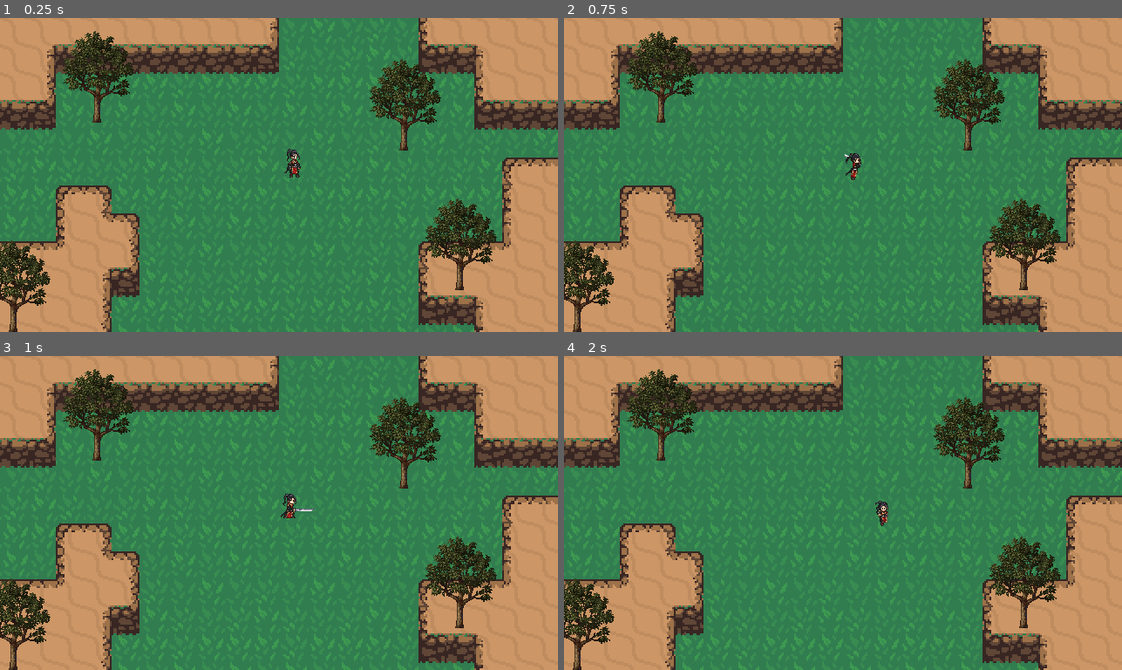
Above: before the commit, frames 1-4 (two rows, left to right).
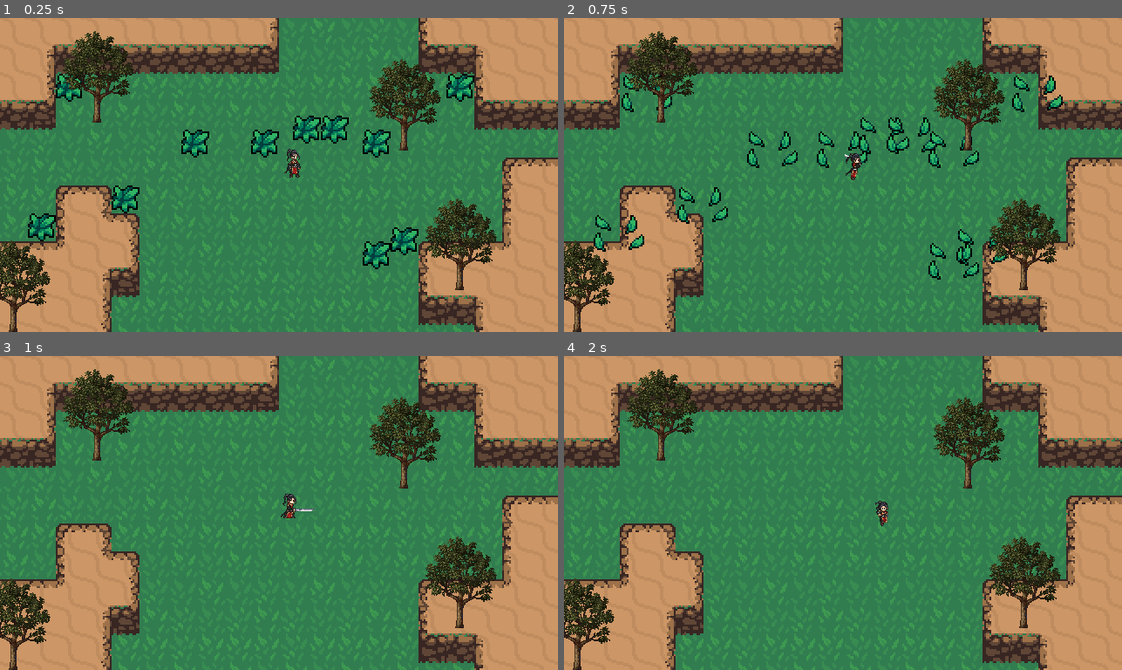
Above: after the commit, the same moments.

Repository: baifengxiao/action-rpg
Game: Godot game, scene res://World.tscn
The game is run twice, just before and just after one commit, with the same random seed, the same clock (stepped at 60 frames per second) and the same inputs.
Inputs:
- Up to frame 1 (0.25 s): no input
- Up to frame 2 (0.75 s): tap Enter at 0.5 s; hold Right (ui_right) from 0.53 s (still down); tap J (attack) at 0.6 s
- Up to frame 3 (1 s): keep holding Right (ui_right)
- Up to frame 4 (2 s): release Right (ui_right) at 1.28 s; hold Down (ui_down) from 1.28 s (still down); tap J (attack) at 1.35 s

The runs differ from the first frame. In frame 1, 3.6% of the frame differs, in the area x 5-85%, y 17-80%; in frame 2, 3.1%; in frame 3, nothing differs; in frame 4, nothing differs.

Commit message:
feat: part9.铺设草，完成草特效

Diff:
--- /dev/null
+++ b/Effects/grass_effect.gd
@@ -0,0 +1,11 @@
+extends Node2D
+
+@onready var animated_sprite_2d: AnimatedSprite2D = $AnimatedSprite2D
+
+# Called when the node enters the scene tree for the first time.
+func _ready() -> void:
+	animated_sprite_2d.play("Animate")
+
+
+func _on_animated_sprite_2d_animation_finished() -> void:
+	queue_free()
--- /dev/null
+++ b/Effects/grass_effect.tscn
@@ -0,0 +1,57 @@
+[gd_scene load_steps=9 format=3 uid="uid://bm88uegxvesnt"]
+
+[ext_resource type="Script" path="res://Effects/grass_effect.gd" id="1_3w8l0"]
+[ext_resource type="Texture2D" uid="uid://b44wmpmvf73sv" path="res://Effects/GrassEffect.png" id="1_ulry4"]
+
+[sub_resource type="AtlasTexture" id="AtlasTexture_l4vql"]
+atlas = ExtResource("1_ulry4")
+region = Rect2(0, 0, 32, 32)
+
+[sub_resource type="AtlasTexture" id="AtlasTexture_w7d0q"]
+atlas = ExtResource("1_ulry4")
+region = Rect2(32, 0, 32, 32)
+
+[sub_resource type="AtlasTexture" id="AtlasTexture_uwemb"]
+atlas = ExtResource("1_ulry4")
+region = Rect2(64, 0, 32, 32)
+
+[sub_resource type="AtlasTexture" id="AtlasTexture_ktpj3"]
+atlas = ExtResource("1_ulry4")
+region = Rect2(96, 0, 32, 32)
+
+[sub_resource type="AtlasTexture" id="AtlasTexture_yq1xr"]
+atlas = ExtResource("1_ulry4")
+region = Rect2(128, 0, 32, 32)
+
+[sub_resource type="SpriteFrames" id="SpriteFrames_ajrxk"]
+animations = [{
+"frames": [{
+"duration": 1.0,
+"texture": SubResource("AtlasTexture_l4vql")
+}, {
+"duration": 1.0,
+"texture": SubResource("AtlasTexture_w7d0q")
+}, {
+"duration": 1.0,
+"texture": SubResource("AtlasTexture_uwemb")
+}, {
+"duration": 1.0,
+"texture": SubResource("AtlasTexture_ktpj3")
+}, {
+"duration": 1.0,
+"texture": SubResource("AtlasTexture_yq1xr")
+}],
+"loop": false,
+"name": &"Animate",
+"speed": 15.0
+}]
+
+[node name="GrassEffect" type="Node2D"]
+script = ExtResource("1_3w8l0")
+
+[node name="AnimatedSprite2D" type="AnimatedSprite2D" parent="."]
+sprite_frames = SubResource("SpriteFrames_ajrxk")
+animation = &"Animate"
+centered = false
+
+[connection signal="animation_finished" from="AnimatedSprite2D" to="." method="_on_animated_sprite_2d_animation_finished"]
--- a/Player/player.tscn
+++ b/Player/player.tscn
@@ -402,6 +402,7 @@
 graph_offset = Vector2(164.223, 45)
 
 [node name="Player" type="CharacterBody2D"]
+y_sort_enabled = true
 script = ExtResource("1_d3nqt")
 
 [node name="Sprite2D" type="Sprite2D" parent="."]
@@ -427,9 +428,9 @@
 [node name="AnimationTree" type="AnimationTree" parent="."]
 tree_root = SubResource("AnimationNodeStateMachine_c1qe6")
 anim_player = NodePath("../AnimationPlayer")
-parameters/current_length = 0.4
-parameters/current_position = 0.4
-parameters/current_delta = 0.0
+parameters/current_length = 6.0
+parameters/current_position = 3.6251
+parameters/current_delta = 0.00694444
 parameters/Attack/current_length = 0.4
 parameters/Attack/current_position = 0.4
 parameters/Attack/current_delta = 0.0
@@ -450,15 +451,15 @@
 parameters/End/current_position = 0.0
 parameters/End/current_delta = 0.0
 parameters/Idle/current_length = 6.0
-parameters/Idle/current_position = 0.0
-parameters/Idle/current_delta = 0.0
+parameters/Idle/current_position = 3.6251
+parameters/Idle/current_delta = 0.00694444
 parameters/Idle/blend_position = Vector2(0.000704169, 0.00440526)
 parameters/Idle/0/current_length = null
 parameters/Idle/0/current_position = null
 parameters/Idle/0/current_delta = null
 parameters/Idle/1/current_length = 6.0
-parameters/Idle/1/current_position = 0.0
-parameters/Idle/1/current_delta = 0.0
+parameters/Idle/1/current_position = 3.6251
+parameters/Idle/1/current_delta = 0.00694444
 parameters/Idle/2/current_length = 6.0
 parameters/Idle/2/current_position = 0.0972623
 parameters/Idle/2/current_delta = 0.017041
--- a/World.tscn
+++ b/World.tscn
@@ -1,10 +1,11 @@
-[gd_scene load_steps=10 format=3 uid="uid://jmwjjnry364r"]
+[gd_scene load_steps=11 format=3 uid="uid://jmwjjnry364r"]
 
 [ext_resource type="Texture2D" uid="uid://bu8b6pkxt5ewk" path="res://World/DirtTileset.png" id="1_f73x5"]
 [ext_resource type="Texture2D" uid="uid://b01vpxfqf2alc" path="res://World/GrassBackground.png" id="1_tl7to"]
 [ext_resource type="PackedScene" uid="uid://cw35fdfqmrwde" path="res://World/tree.tscn" id="2_18jwu"]
 [ext_resource type="PackedScene" uid="uid://jy0fexd7h55g" path="res://Player/player.tscn" id="2_jc0yk"]
 [ext_resource type="Texture2D" uid="uid://b03fg8ibr5ovo" path="res://World/CliffTileset.png" id="5_anls2"]
+[ext_resource type="PackedScene" uid="uid://fnmwfi6538tk" path="res://World/grass.tscn" id="6_26acm"]
 
 [sub_resource type="TileSetAtlasSource" id="TileSetAtlasSource_vjo5k"]
 texture = ExtResource("1_f73x5")
@@ -1916,18 +1917,6 @@
 [node name="Player" parent="." instance=ExtResource("2_jc0yk")]
 position = Vector2(168, 88)
 
-[node name="Tree" parent="." instance=ExtResource("2_18jwu")]
-position = Vector2(8, 176)
-
-[node name="Tree2" parent="." instance=ExtResource("2_18jwu")]
-position = Vector2(56, 56)
-
-[node name="Tree3" parent="." instance=ExtResource("2_18jwu")]
-position = Vector2(232, 72)
-
-[node name="Tree4" parent="." instance=ExtResource("2_18jwu")]
-position = Vector2(264, 152)
-
 [node name="DirtPathTileMap" type="TileMap" parent="."]
 tile_set = SubResource("TileSet_fw0mv")
 format = 2
@@ -1938,3 +1927,53 @@
 tile_set = SubResource("TileSet_0iru4")
 format = 2
 layer_0/tile_data = PackedInt32Array(196607, 655360, 8, 131071, 1245184, 5, 65535, 1245184, 2, -1, 196608, 4, -65536, 9 …(3537 unchanged characters)…
+
+[node name="Trees" type="Node2D" parent="."]
+y_sort_enabled = true
+
+[node name="Tree" parent="Trees" instance=ExtResource("2_18jwu")]
+position = Vector2(8, 176)
+
+[node name="Tree2" parent="Trees" instance=ExtResource("2_18jwu")]
+position = Vector2(56, 56)
+
+[node name="Tree3" parent="Trees" instance=ExtResource("2_18jwu")]
+position = Vector2(232, 72)
+
+[node name="Tree4" parent="Trees" instance=ExtResource("2_18jwu")]
+position = Vector2(264, 152)
+
+[node name="Grass" type="Node2D" parent="."]
+
+[node name="Grass" parent="Grass" instance=ExtResource("6_26acm")]
+position = Vector2(224, 120)
+
+[node name="Grass2" parent="Grass" instance=ExtResource("6_26acm")]
+position = Vector2(32, 32)
+
+[node name="Grass3" parent="Grass" instance=ExtResource("6_26acm")]
+position = Vector2(256, 32)
+
+[node name="Grass4" parent="Grass" instance=ExtResource("6_26acm")]
+position = Vector2(16, 112)
+
+[node name="Grass5" parent="Grass" instance=ExtResource("6_26acm")]
+position = Vector2(64, 96)
+
+[node name="Grass6" parent="Grass" instance=ExtResource("6_26acm")]
+position = Vector2(144, 64)
+
+[node name="Grass7" parent="Grass" instance=ExtResource("6_26acm")]
+position = Vector2(168, 56)
+
+[node name="Grass8" parent="Grass" instance=ExtResource("6_26acm")]
+position = Vector2(104, 64)
+
+[node name="Grass9" parent="Grass" instance=ExtResource("6_26acm")]
+position = Vector2(184, 56)
+
+[node name="Grass10" parent="Grass" instance=ExtResource("6_26acm")]
+position = Vector2(208, 128)
+
+[node name="Grass11" parent="Grass" instance=ExtResource("6_26acm")]
+position = Vector2(208, 64)
--- /dev/null
+++ b/World/grass.gd
@@ -0,0 +1,17 @@
+extends Node2D
+
+# Called every frame. 'delta' is the elapsed time since the previous frame.
+func _process(delta: float) -> void:
+	if Input.is_action_just_pressed("attack"):
+
+		#引用摧毁特效
+		const GRASS_EFFECT = preload("res://Effects/grass_effect.tscn")
+		#实例化
+		var grassEffect = GRASS_EFFECT.instantiate()
+
+		#用代码实例化它，要求它必须是一个节点的子节点，这里是world节点的子节点
+		var world = get_tree().current_scene
+		world.add_child(grassEffect)
+
+		grassEffect.global_position = global_position
+		queue_free()
--- /dev/null
+++ b/World/grass.tscn
@@ -0,0 +1,12 @@
+[gd_scene load_steps=3 format=3 uid="uid://fnmwfi6538tk"]
+
+[ext_resource type="Texture2D" uid="uid://1oa1jxb1a62b" path="res://World/Grass.png" id="1_600ad"]
+[ext_resource type="Script" path="res://World/grass.gd" id="1_abm7s"]
+
+[node name="Grass" type="Node2D"]
+script = ExtResource("1_abm7s")
+
+[node name="Sprite2D" type="Sprite2D" parent="."]
+texture = ExtResource("1_600ad")
+centered = false
+offset = Vector2(-8, -8)
Binary file added: Effects/GrassEffect.png
Binary file added: World/Grass.png
Not shown: 1 places in World/tree.tscn that only renumber resources
